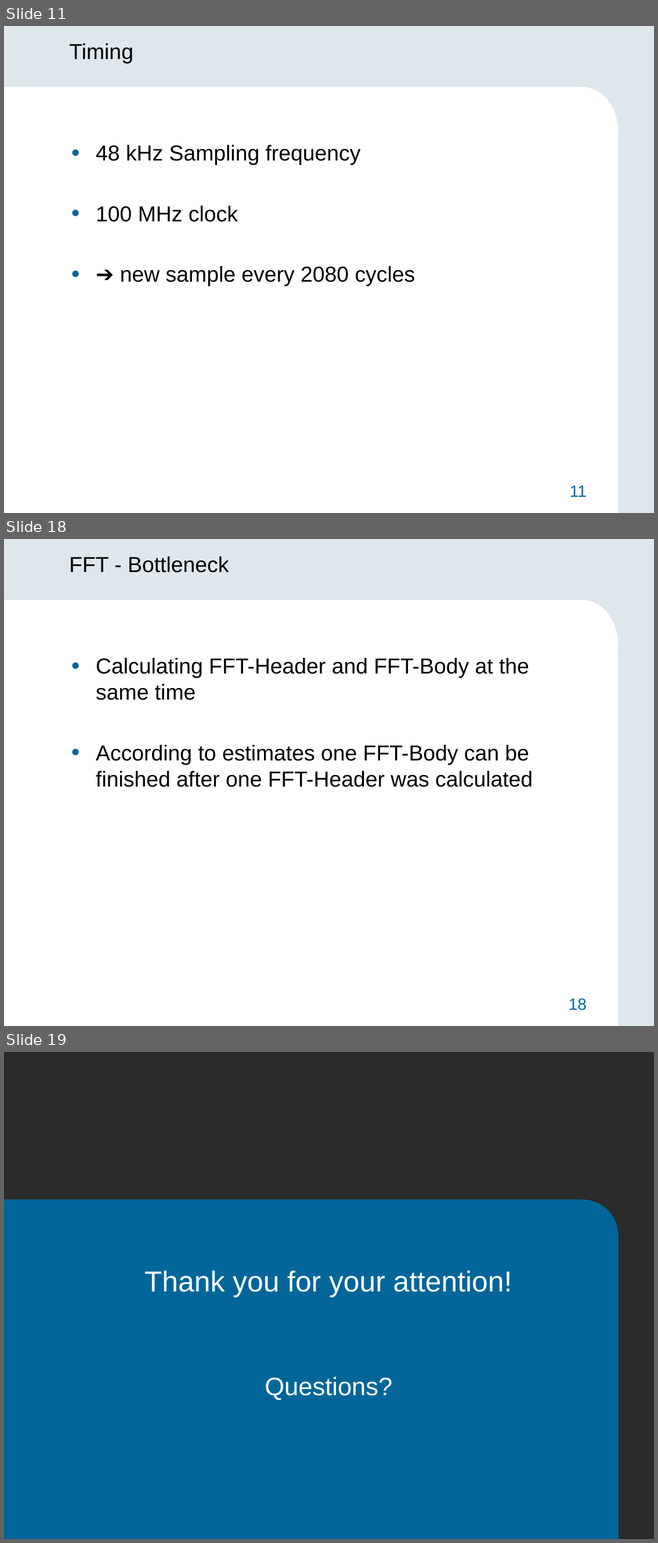
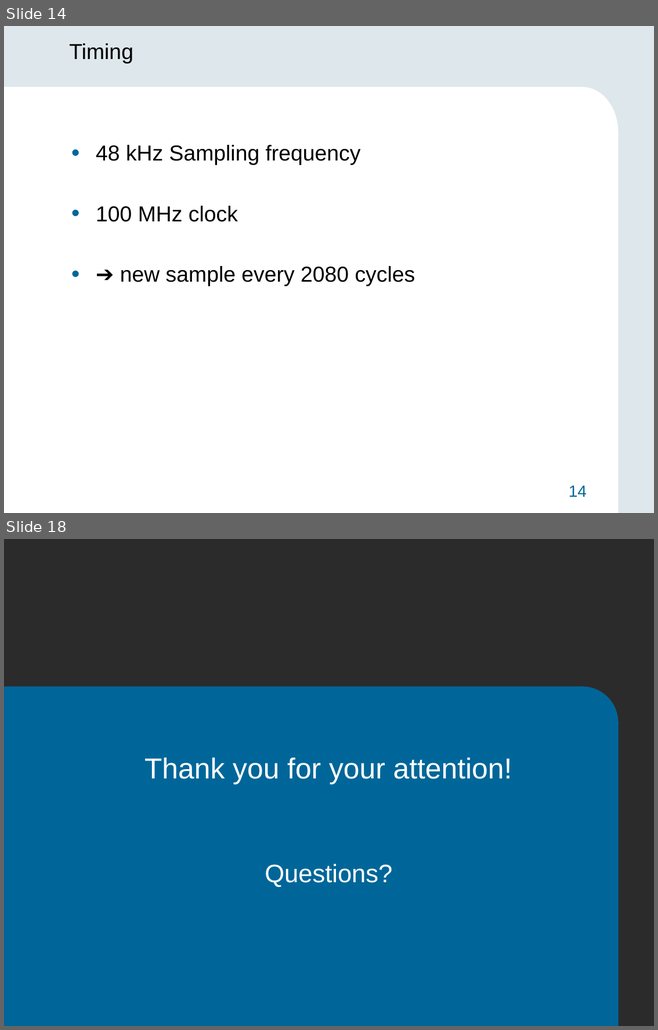
Before and after one commit to 1chor/hw_sw_codesign, a slide deck: Präsentation/Midterm_Präsentation.pptx. Shown one above the other, each under a label of ours: slides 11, 18 and 19 before the commit, slides 14 and 18 after it; the slides between them are not shown. The pictures are 658x1543 and 658x1030 pixels, drawn with LibreOffice and Linux fonts; fonts in the diff are those of the drawing; background and template pictures are left out; a plain dark background stands for a picture behind light text. Boxes give left, top, right and bottom in pixels: in the first picture for what was removed or moved away, otherwise in the second. Text is boxed around its words. In the diff, an @@ line names an element or a change of style, - is before the commit and + after.

```diff
--- a/Präsentation/Midterm_Präsentation.pptx
+++ b/Präsentation/Midterm_Präsentation.pptx
@@ slide 18 removed at [4,539,654,1026], background #DEE7EC; not listed: 4 template elements that a slide beside it also shows @@
@@ title removed at [69,556,228,573] @@
-FFT - Bottleneck
@@ text removed at [96,658,532,787] @@
-• Calculating FFT-Header and FFT-Body at the same time
-• According to estimates one FFT-Body can be finished after one FFT-Header was calculated
@@ what was slide 11 is now slide 14 @@
@@ page number at [568,485,586,497]: text changed @@
-11
+14
@@ what was slide 19 is now slide 18 @@
```
Also in this commit, not shown: 5 slides changed, 5 slides added, 5 other slides removed, 2 other files.
